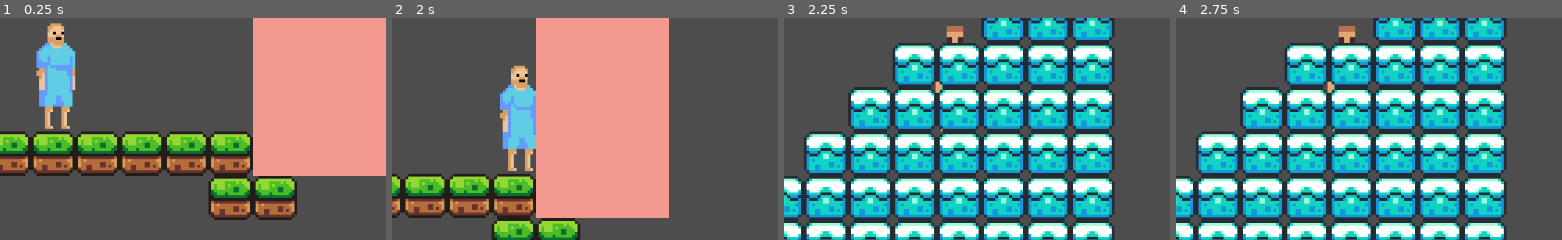
Above: before the commit, frames 1-4 (left to right).
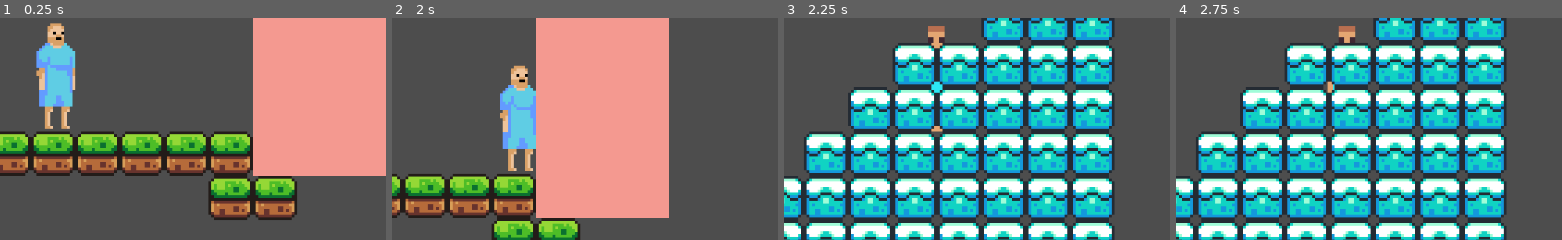
Above: after the commit, the same moments.

Repository: BlackHole55/visual-jam-2025
Game: Godot game, scene res://scenes/first_normal_scene/first_location_normal.tscn
Two runs of this game, one before a commit and one after it. Both use one fixed random seed, a clock stepped at 60 frames per second and the inputs below.
Inputs:
- Up to frame 1 (0.25 s): no input
- Up to frame 2 (2 s): tap Enter at 0.5 s; hold E (distortion) 0.53-1.28 s; hold Right (right) from 0.53 s (still down); tap W (jump) at 0.77, 1.52 s; tap E (distortion) at 1.35 s
- Up to frame 3 (2.25 s): tap Space at 2 s; release Right (right) at 2.03 s; hold A (left) from 2.03 s (still down); hold E (distortion) from 2.03 s (still down)
- Up to frame 4 (2.75 s): keep holding A (left); keep holding E (distortion)
The pictures show only the part of the screen within x 50-100%, y 25-75%; the shares and areas given below are measured in that part.

Frames 1-2 are identical in both runs. In frame 3, 0.9% of the frame differs, in the area x 37-47%, y 3-52%; in frame 4, nothing differs.

Commit message:
feat : area2d node added to monitor current pos;

Diff:
--- a/scenes/first_distorted_scene/first_location_distorted.tscn
+++ b/scenes/first_distorted_scene/first_location_distorted.tscn
@@ -202,6 +202,12 @@
 position = Vector2(39, -6)
 sprite_frames = SubResource("SpriteFrames_78res")
 
+[node name="Area2D" type="Area2D" parent="first_distorted_character"]
+
+[node name="CollisionShape2D" type="CollisionShape2D" parent="first_distorted_character/Area2D"]
+position = Vector2(38, -4)
+shape = SubResource("CapsuleShape2D_mcrfx")
+
 [node name="TileMap" type="TileMap" parent="."]
 tile_set = SubResource("TileSet_kcmub")
 format = 2
--- a/scenes/first_normal_scene/first_location_normal.tscn
+++ b/scenes/first_normal_scene/first_location_normal.tscn
@@ -354,15 +354,21 @@
 autoplay = "idle_normal"
 frame_progress = 0.349622
 
-[node name="CollisionShape2D" type="CollisionShape2D" parent="first_normal_character"]
-position = Vector2(25, -20)
-shape = SubResource("CapsuleShape2D_rivot")
-
 [node name="Camera2D" type="Camera2D" parent="first_normal_character"]
 zoom = Vector2(4, 4)
 drag_horizontal_enabled = true
 drag_vertical_enabled = true
 
+[node name="Area2D" type="Area2D" parent="first_normal_character"]
+
+[node name="CollisionShape2D" type="CollisionShape2D" parent="first_normal_character/Area2D"]
+position = Vector2(25, -20)
+shape = SubResource("CapsuleShape2D_rivot")
+
+[node name="CollisionShape2D" type="CollisionShape2D" parent="first_normal_character"]
+position = Vector2(25, -20)
+shape = SubResource("CapsuleShape2D_rivot")
+
 [node name="TileMap" type="TileMap" parent="."]
 tile_set = SubResource("TileSet_0bqt3")
 format = 2
--- a/scripts/distorted_scripts/distorted.gd
+++ b/scripts/distorted_scripts/distorted.gd
@@ -50,6 +50,8 @@
 	else:
 		velocity.x = move_toward(velocity.x, 0, speed)
 
+
+
 	move_and_slide()
 
 func Coyote_Timeout():
